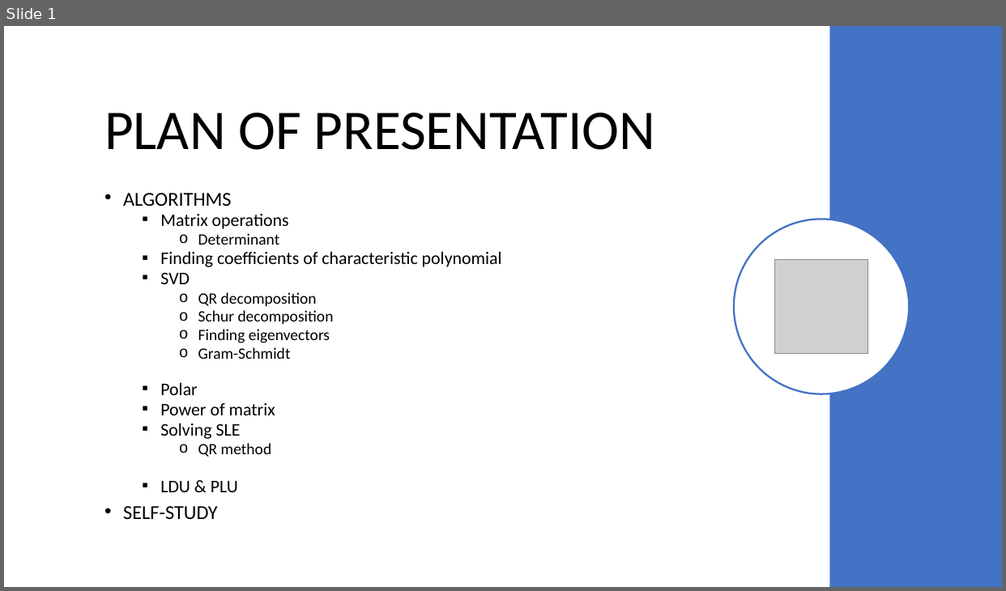
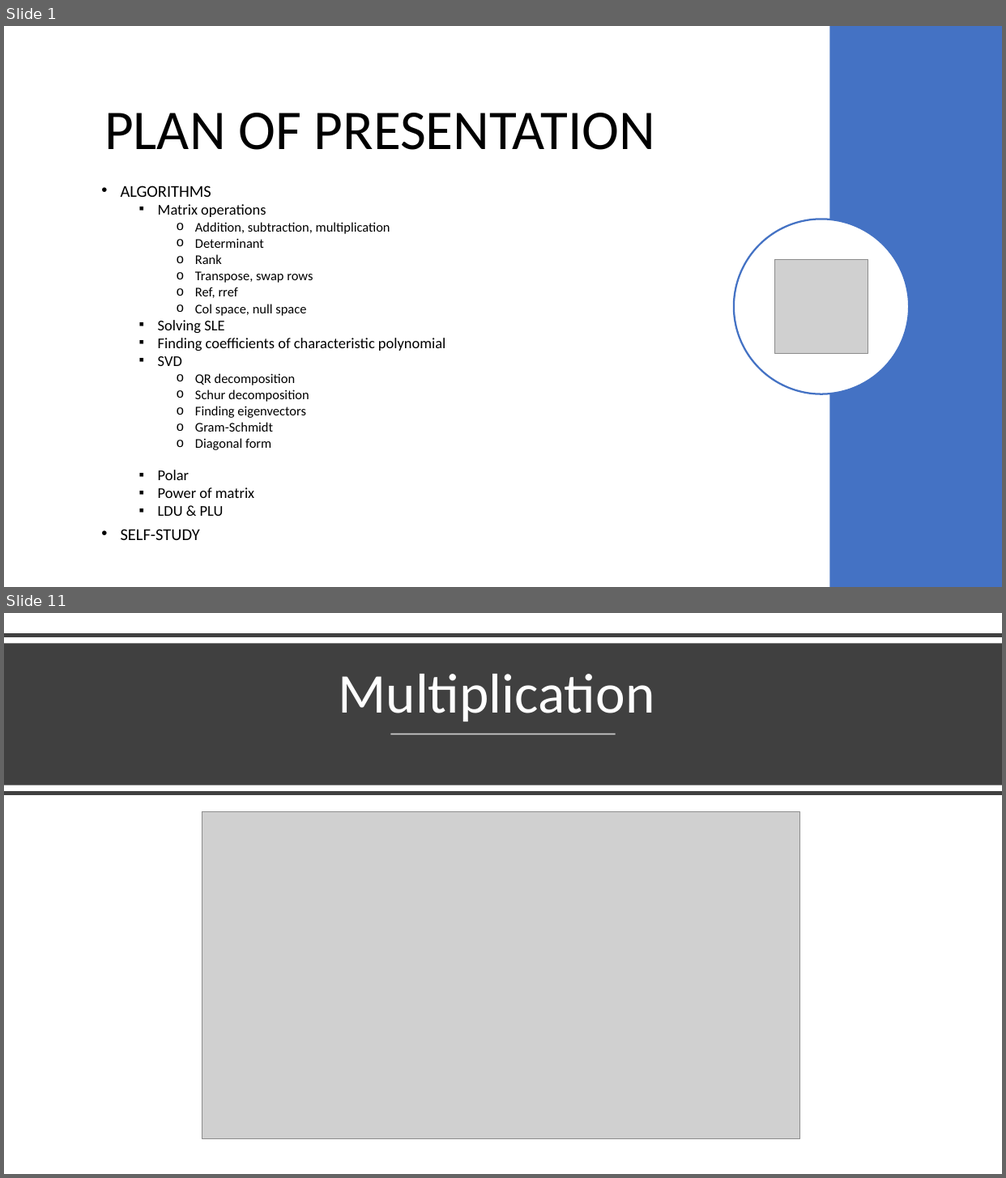
Before and after one commit to netalydana28/Python2, a slide deck: project3/algebra.pptx. Shown one above the other, each under a label of ours: slide 1 before the commit, slides 1 and 11 after it; the slides between them are not shown. The pictures are 1006x591 and 1006x1178 pixels, drawn with LibreOffice and Linux fonts; fonts in the diff are those of the drawing; grey boxes stand for pictures. Boxes give left, top, right and bottom in pixels: in the first picture for what was removed or moved away, otherwise in the second. Text is boxed around its words. In the diff, an @@ line names an element or a change of style, - is before the commit and + after.

```diff
--- a/project3/algebra.pptx
+++ b/project3/algebra.pptx
@@ slide 11 added at (4,613,1002,1174), background #FFFFFF @@
@@ line added from (4, 636) to (1002, 636), #404040 4 pt @@
@@ rectangle added at (4,643,1002,786), fill #404040 @@
@@ title added at (339,674,655,722), 54 pt, text #FFFFFF @@
+Multiplication
@@ line added from (391, 735) to (616, 735), #FFFFFF 1.5 pt @@
@@ line added from (4, 794) to (1002, 794), #404040 4 pt @@
@@ picture added at (202,811,799,1139) @@
@@ slide 1 changed as well @@
@@ text "ALGORITHMS": place and size @@
-text "ALGORITHMS" at (123,193,502,519)
+text "ALGORITHMS" at (121,186,445,540)
@@ text at (121,186,445,540): size 19 to 16 pt in "ALGORITHMS", "SELF-STUDY"; size 17.1 to 14.4 pt in "Matrix operations", "Finding coefficients of characteristic polynomial", "SVD", "Polar" and 2 more places; size 15.2 to 12.8 pt in "Determinant", "QR decomposition", "Schur decomposition", "Finding eigenvectors" and 1 more places @@
@@ text at (195,222,390,234): paragraph added @@
+    o Addition, subtraction, multiplication
@@ text at (158,254,313,333): paragraphs added @@
+    o Rank
+    o Transpose, swap rows
+    o Ref, rref
+    o Col space, null space
+  ▪ Solving SLE
@@ text at (160,423,272,457): paragraphs removed @@
-  ▪ Solving SLE
-    o QR method
@@ text at (195,438,271,450): paragraph added @@
+    o Diagonal form
```
Also in this commit, not shown: 9 other slides changed, 45 other slides added, 6 slides removed, 4 other files.
